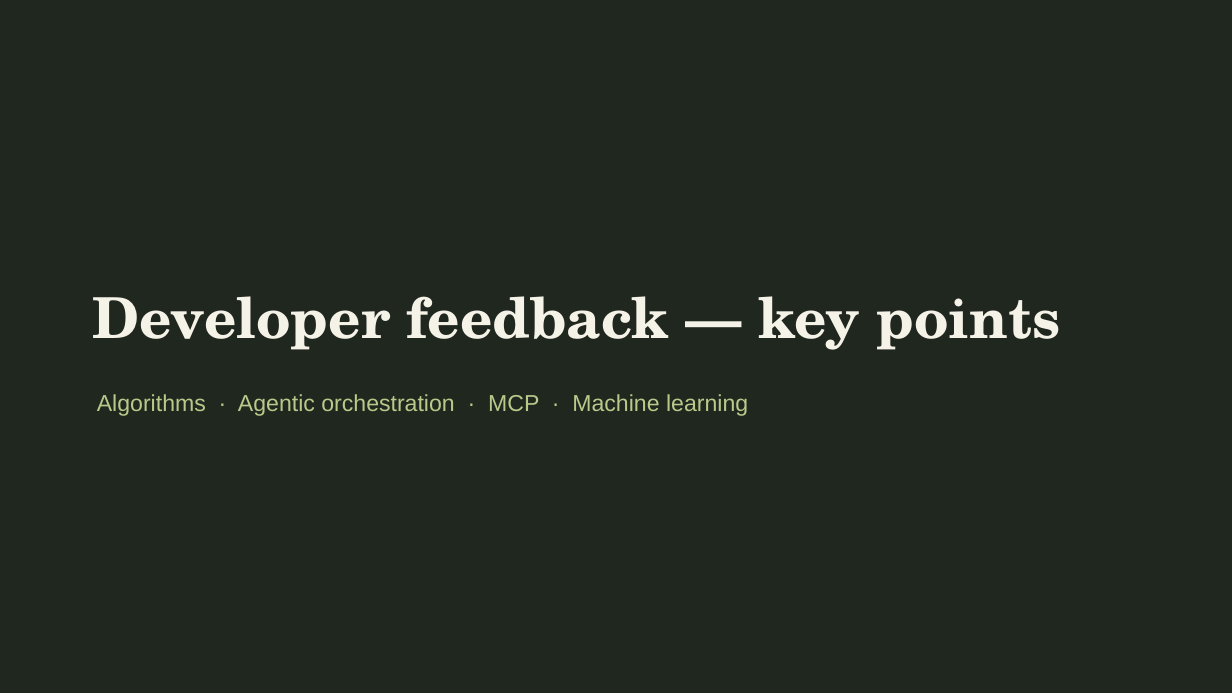
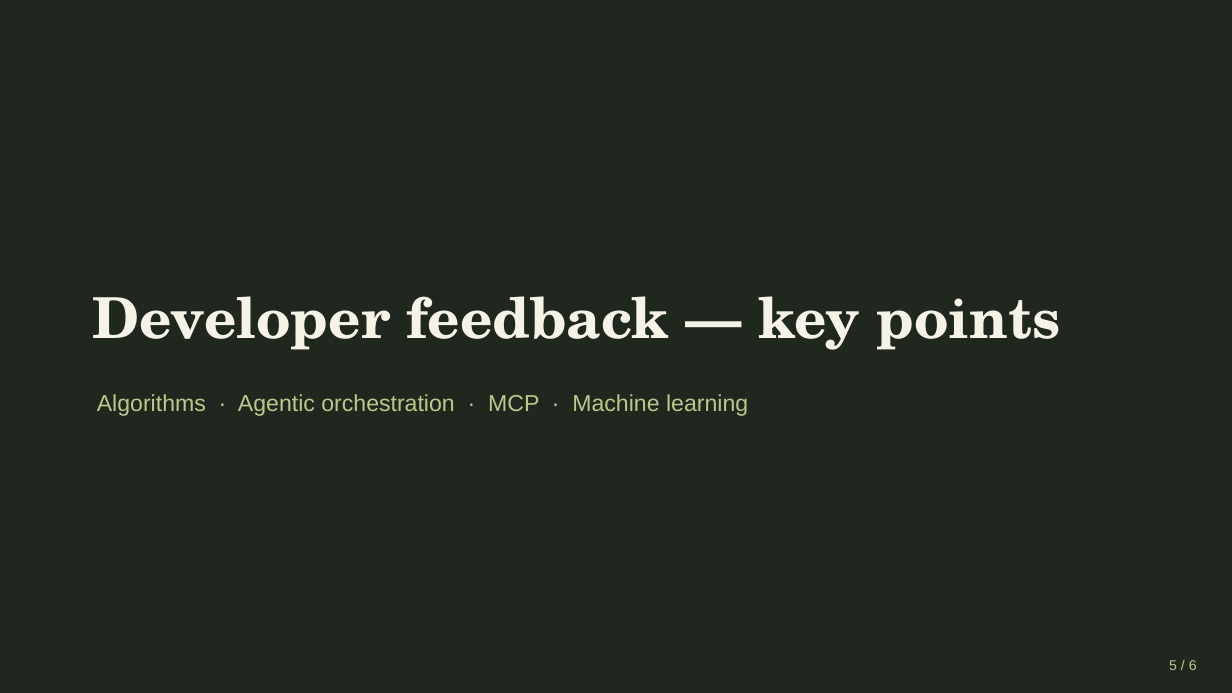
Before and after one commit to KaiZenKOS/Octro, a slide deck: slide 5 of docs/presentation/octro-presentation.pptx. Drawn at 1232x693 pixels with LibreOffice and Linux fonts; fonts in the diff are those of the drawing. Boxes give left, top, right and bottom in pixels: in the first picture for what was removed or moved away, otherwise in the second. Text is boxed around its words. In the diff, an @@ line names an element or a change of style, - is before the commit and + after.

```diff
--- a/docs/presentation/octro-presentation.pptx
+++ b/docs/presentation/octro-presentation.pptx
@@ text added at (1169, 660, 1197, 670), 11 pt, text #B8C98A @@
+5 / 6
```
Also in this commit, not shown: 5 other slides changed.
